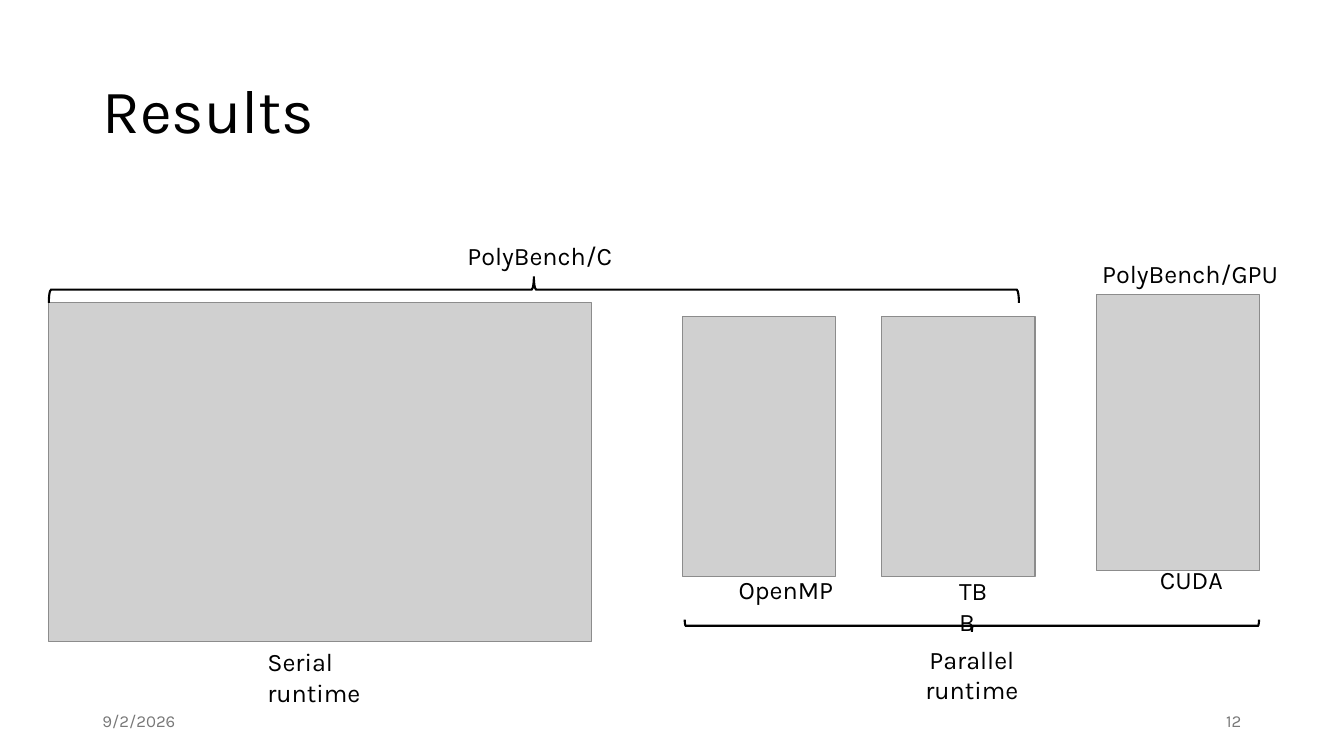
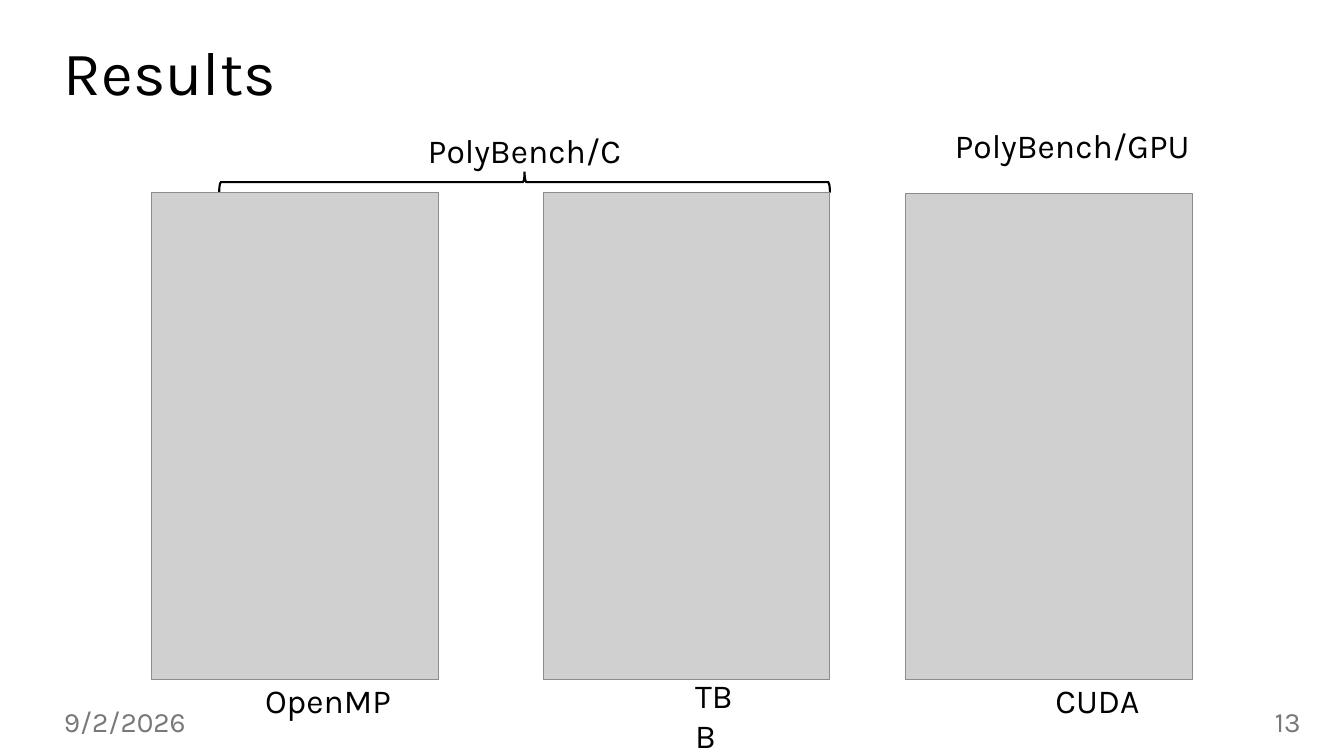
Before and after one commit to jiriklepl/phd-thesis, a slide deck: slide 13 of slides/Optimizing Memory Layouts and Traversal Orders in High-Performance Computing.pptx (slide 12 before the commit). Drawn at 1344x756 pixels with LibreOffice and Linux fonts; fonts in the diff are those of the drawing; grey boxes stand for pictures. Boxes give left, top, right and bottom in pixels: in the first picture for what was removed or moved away, otherwise in the second. Text is boxed around its words. In the diff, an @@ line names an element or a change of style, - is before the commit and + after.

```diff
--- a/slides/Optimizing Memory Layouts and Traversal Orders in High-Performance Computing.pptx
+++ b/slides/Optimizing Memory Layouts and Traversal Orders in High-Performance Computing.pptx
@@ title "Results": place and size @@
-title "Results" at <box>102,91,314,134</box>
+title "Results" at <box>64,53,276,96</box>
@@ text "PolyBench/C": place and size @@
-text "PolyBench/C" at <box>467,246,612,271</box>
+text "PolyBench/C" at <box>428,138,621,172</box>
@@ text "PolyBench/GPU": place and size @@
-text "PolyBench/GPU" at <box>1102,264,1278,290</box>
+text "PolyBench/GPU" at <box>955,133,1190,167</box>
@@ right brace: place and size @@
-right brace at <box>48,276,1018,302</box>
+right brace at <box>219,172,830,193</box>
@@ picture: place and size @@
-picture at <box>683,317,836,577</box>
+picture at <box>152,193,439,680</box>
@@ picture: place and size @@
-picture at <box>882,317,1035,577</box>
+picture at <box>543,193,830,680</box>
@@ picture: place and size @@
-picture at <box>1097,294,1259,571</box>
+picture at <box>905,194,1192,681</box>
@@ picture removed at <box>48,302,591,641</box> @@
@@ right brace removed at <box>685,620,1259,632</box> @@
@@ text removed at <box>267,653,360,703</box> @@
-Serial runtime
@@ text removed at <box>925,651,1018,700</box> @@
-Parallel runtime
@@ text "OpenMP": place and size @@
-text "OpenMP" at <box>739,583,833,605</box>
+text "OpenMP" at <box>265,691,391,721</box>
@@ size 18 to 24 pt in 5 elements at <box>428,138,621,172</box>, <box>1055,691,1139,714</box>, <box>955,133,1190,167</box>, <box>265,691,391,721</box>, <box>686,670,763,721</box> @@
@@ text "TBB": place and size @@
-text "TBB" at <box>950,571,1013,611</box>
+text "TBB" at <box>686,670,763,721</box>
@@ text "CUDA": place and size @@
-text "CUDA" at <box>1160,566,1223,590</box>
+text "CUDA" at <box>1055,691,1139,714</box>
@@ text "9/2/2026": place and size @@
-text "9/2/2026" at <box>102,715,175,728</box>
+text "9/2/2026" at <box>64,711,186,734</box>
@@ text "9/2/2026" at <box>64,711,186,734</box>: size 12 to 20 pt @@
@@ page number at <box>1275,714,1301,733</box>: text changed; size 12 to 20 pt @@
-12
+13
```
Also in this commit, not shown: 37 other slides changed, 1 slide added.
